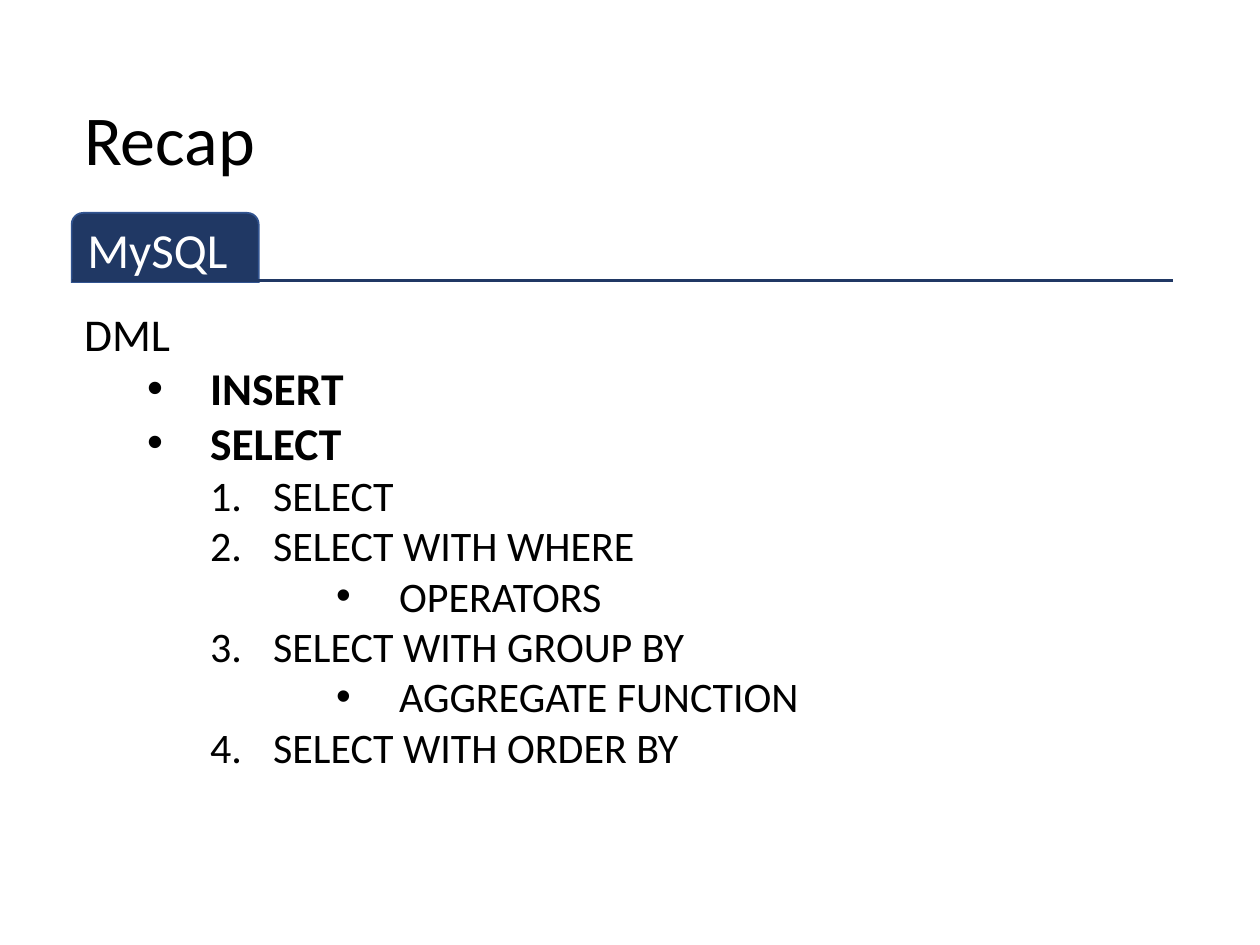
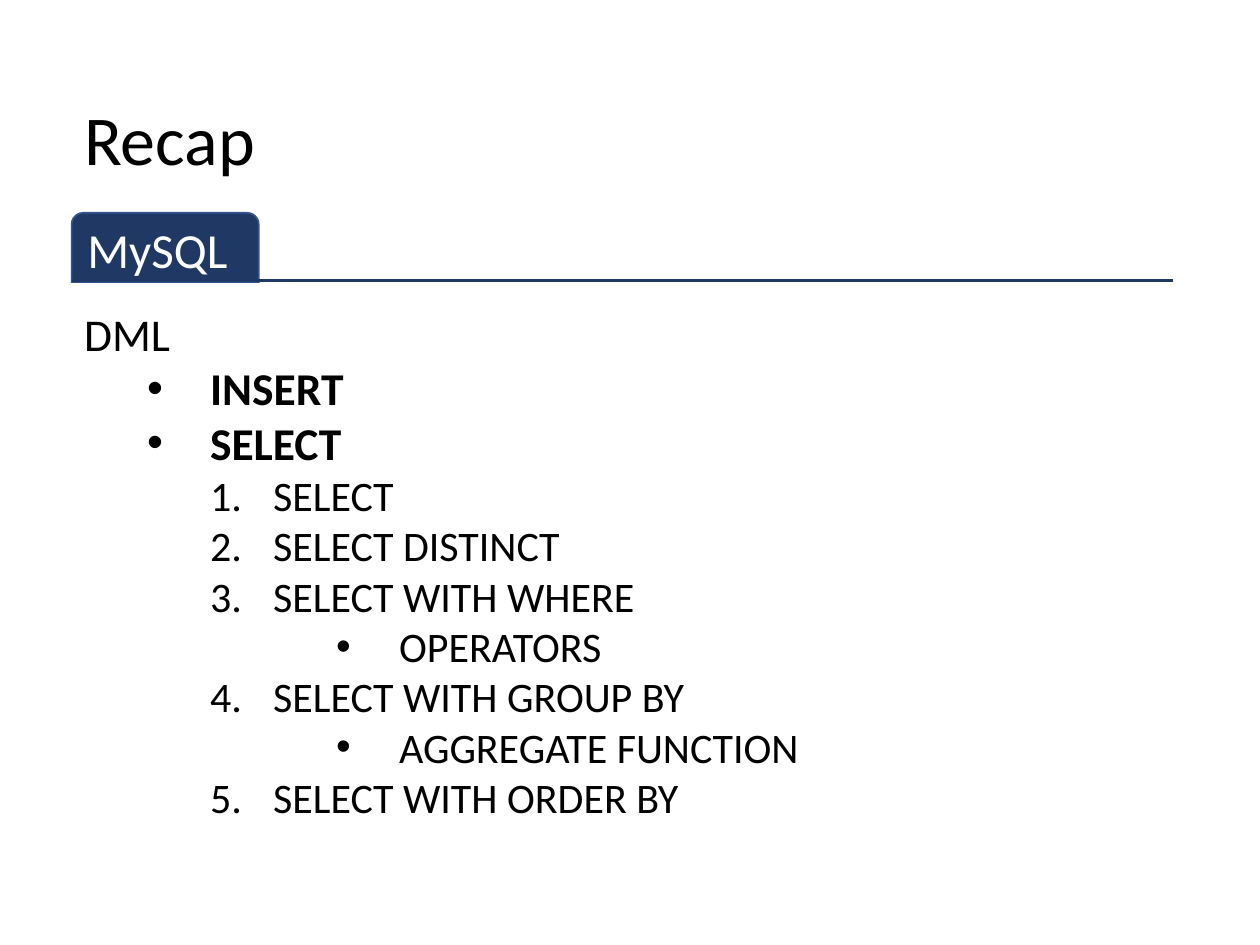
Before and after one commit to sitmbadept/sitmbadept.github.io, a slide deck: slide 56 of 2023/UNIT_2/WIP/UNIT-2-PART-1.pptx (slide 54 before the commit). Drawn at 1260x945 pixels with LibreOffice and Linux fonts; fonts in the diff are those of the drawing. Boxes give left, top, right and bottom in pixels: in the first picture for what was removed or moved away, otherwise in the second. Text is boxed around its words. In the diff, an @@ line names an element or a change of style, - is before the commit and + after.

```diff
--- a/2023/UNIT_2/WIP/UNIT-2-PART-1.pptx
+++ b/2023/UNIT_2/WIP/UNIT-2-PART-1.pptx
@@ text at (273,533,559,562): paragraph added @@
+    2. SELECT DISTINCT
```
Also in this commit, not shown: 2 other slides changed, 40 slides added.
